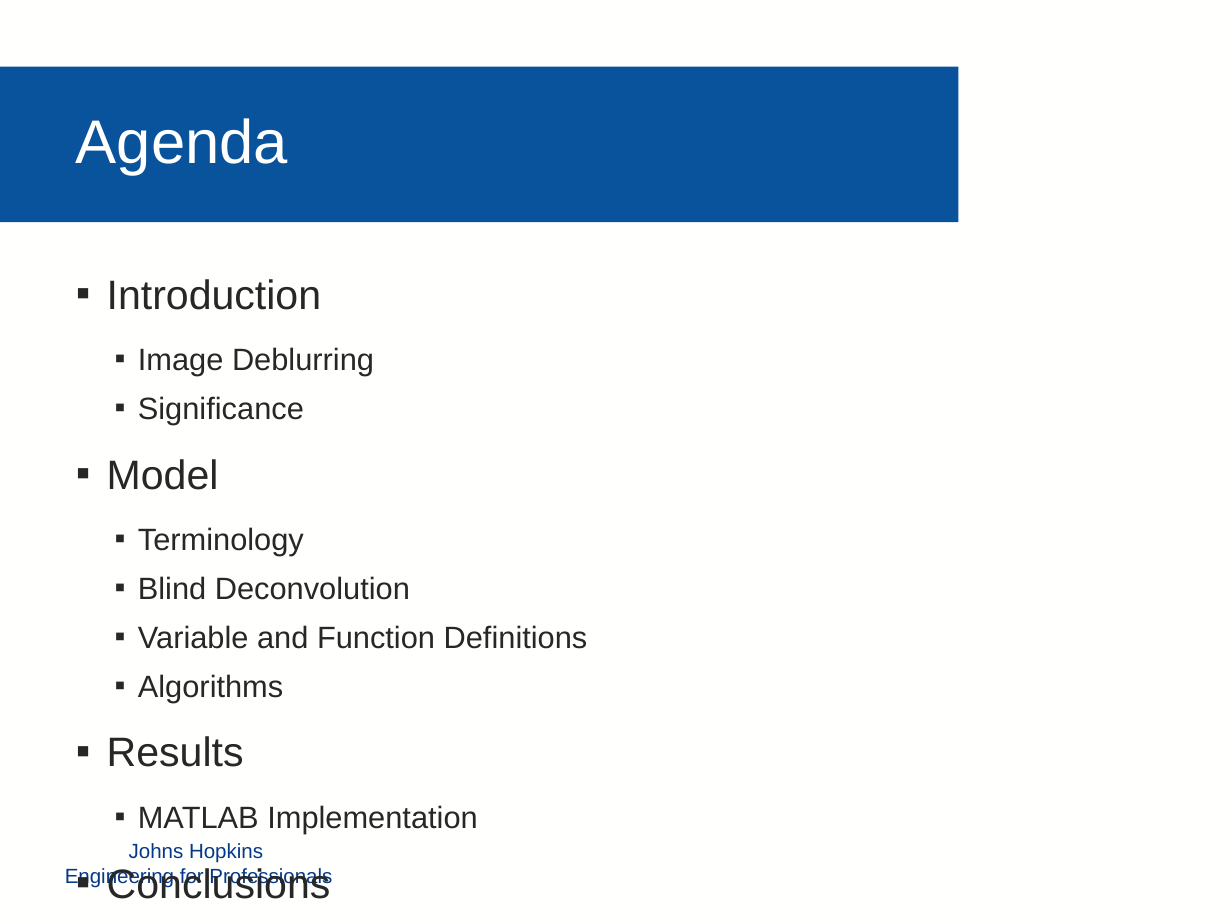
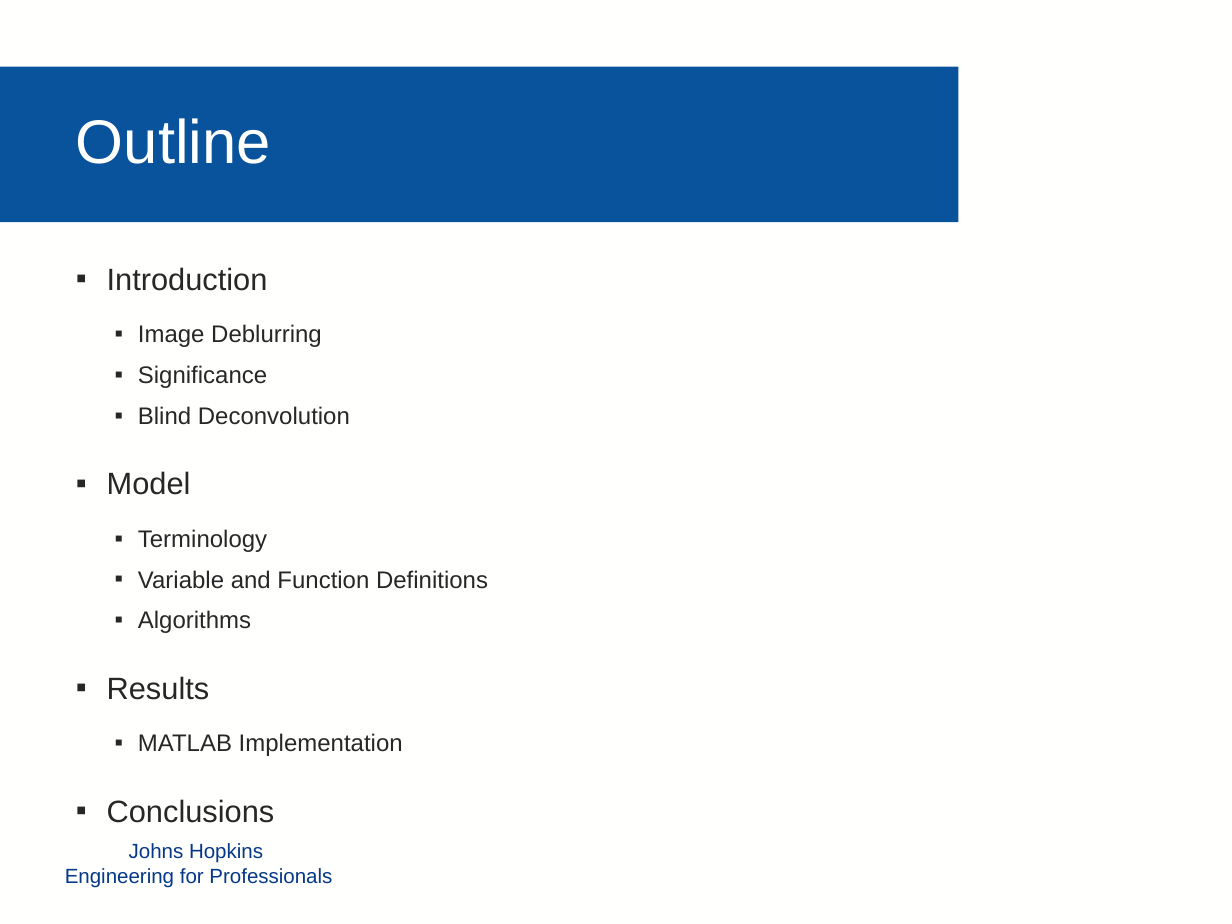
Before and after one commit to mollyn/matrixTheoryProject, a slide deck: slide 2 of Presentation/Diederich_Grassi_Nichols_PPT.pptx. Drawn at 1232x924 pixels with LibreOffice and Linux fonts; fonts in the diff are those of the drawing; background and template pictures are left out. Boxes give left, top, right and bottom in pixels: in the first picture for what was removed or moved away, otherwise in the second. Text is boxed around its words. In the diff, an @@ line names an element or a change of style, - is before the commit and + after.

Commit message:
updated presentation

```diff
--- a/Presentation/Diederich_Grassi_Nichols_PPT.pptx
+++ b/Presentation/Diederich_Grassi_Nichols_PPT.pptx
@@ text at bbox=[76, 118, 271, 164]: text changed @@
-Agenda
+Outline
@@ text "Introduction": place and size @@
-text "Introduction" at bbox=[107, 279, 588, 899]
+text "Introduction" at bbox=[107, 267, 488, 756]
@@ text at bbox=[107, 267, 488, 756]: size 24 to 18 pt in "Introduction", "Model", "Results", "Conclusions"; size 18 to 14 pt in "Image Deblurring", "Significance", "Terminology", "Variable and Function Definitions" and 2 more places @@
@@ text at bbox=[138, 406, 350, 425]: paragraph added @@
+  ▪ Blind Deconvolution
@@ text at bbox=[138, 576, 410, 600]: paragraph removed @@
-  ▪ Blind Deconvolution
```
Also in this commit, not shown: 3 slides added, 1 other file.
